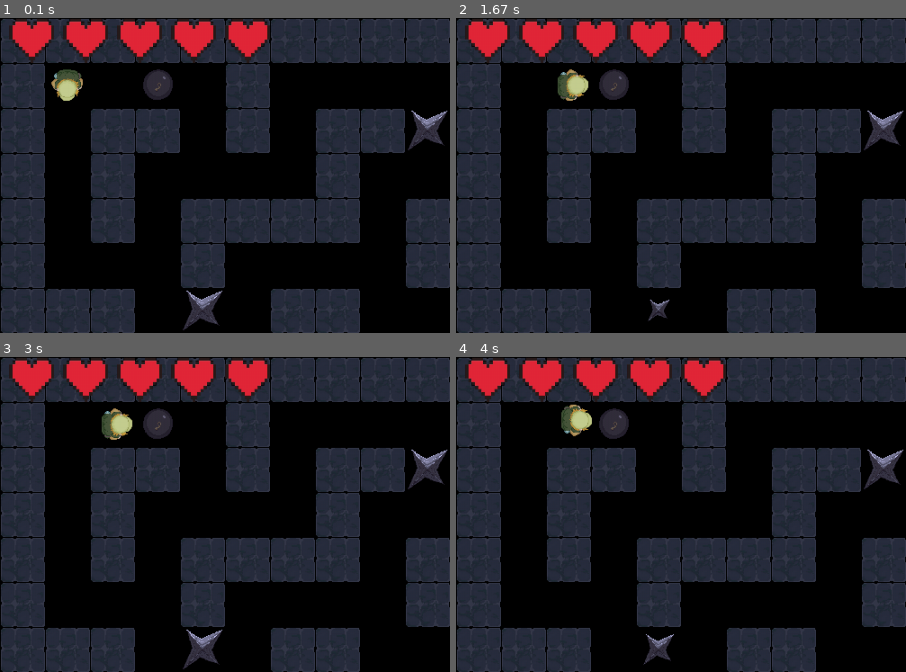
Above: before the commit, frames 1-4 (two rows, left to right).
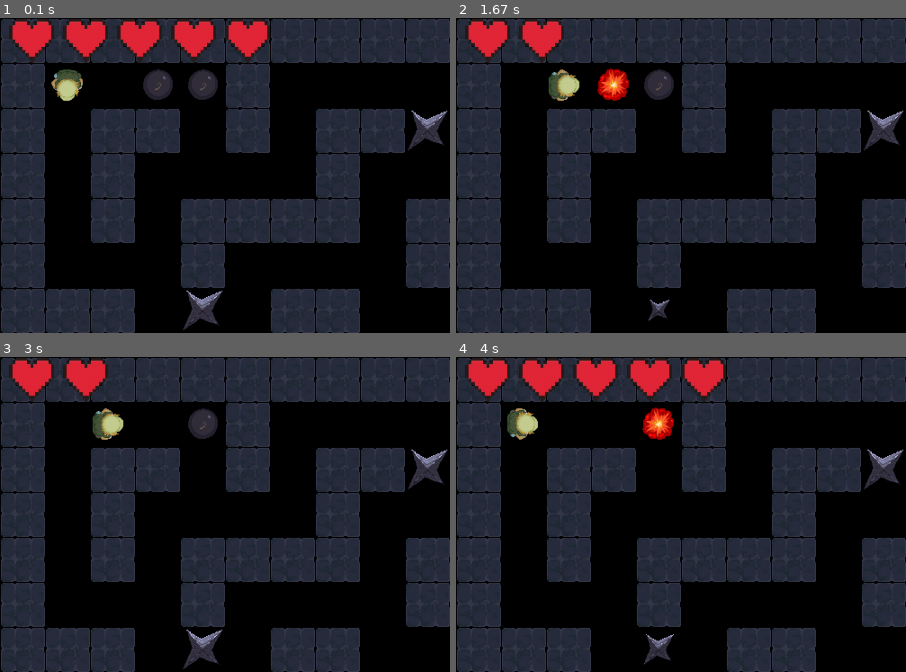
Above: after the commit, the same moments.

Repository: VashchenkoArtem/PygameMazeWithAI
Game: pygame game, started from src/main.py
The game is run twice, just before and just after one commit, with the same random seed, the same clock (stepped at 60 frames per second) and the same inputs.
Inputs:
- Up to frame 1 (0.1 s): no input
- Up to frame 2 (1.67 s): hold D 0.33-0.8 s
- Up to frame 3 (3 s): no input
- Up to frame 4 (4 s): hold W 3-3.37 s; tap Space at 3.07, 3.47, 3.77 s; hold D from 3.4 s (still down); tap Shift at 3.55 s
The pictures show only the part of the screen within x 0-50%, y 0-50%; the shares and areas given below are measured in that part.

The runs differ from the first frame. In frame 1, 0.5% of the frame differs, in the area x 41-49%, y 16-27%; in frame 2, 4.4%, in the area x 20-60%, y 0-27%; in frame 3, 4.4%; in frame 4, 2.1%.

Commit message:
Work with bombs

Diff:
--- a/src/core/bomb.py
+++ b/src/core/bomb.py
@@ -1,6 +1,49 @@
-from core.settings import Settings
+from core.spice import Spice
+from core.hero import hero
+from utils.check_collision_hero import *
+from core.database import list_blocks
+from utils.heart import damage_hero
 
+class Bomb(Spice):
+    def __init__(self, x, y, file_name, folder_name, type_object, width= 45, height= 45, hero = hero):
+        super().__init__(width= width, height= height, x= x, y= y, file_name= file_name, folder_name= folder_name, type_object= type_object, hero= hero)
+        self.is_exploded = False
+        self.explosion_timer = 120
 
-class Bomb(Settings):
-    def __init__(self, x, y, file_name, folder_name, type_object, width= 45, height= 45):
-        super().__init__(width= width, height= height, x= x, y= y, file_name= file_name, folder_name= folder_name, type_object= type_object)
+    def collision_hero_bomb_up(self):
+        if is_collision_hero_up(self, self.HERO):
+            self.Y += 10
+            self.HERO.freeze(2)
+            self.is_exploded = True
+            damage_hero(3, self.HERO)
+
+    def collision_hero_bomb_down(self):
+        if is_collision_hero_down(self, self.HERO):
+            self.Y -= 10
+            self.HERO.freeze(2)
+            self.is_exploded = True
+            damage_hero(3, self.HERO)
+
+    def collision_hero_bomb_right(self):
+        if is_collision_hero_right(self, self.HERO):
+            self.HERO.X -= 10
+            self.HERO.freeze(2)
+            self.is_exploded = True
+            damage_hero(3, self.HERO)
+
+    def collision_hero_bomb_left(self):
+        if is_collision_hero_left(self, self.HERO):
+            self.HERO.X += 10
+            self.HERO.freeze(2)
+            self.is_exploded = True
+            damage_hero(3, self.HERO)
+
+    def if_exploded(self):
+        if self.is_exploded:
+            self.FILE_NAME = "explosion.png"
+            self.FOLDER_NAME = "effects"
+            self.load_image()
+            self.explosion_timer -= 1
+            if self.explosion_timer <= 0:
+                list_blocks.remove(self)
+                self.is_exploded = False
--- a/src/core/database.py
+++ b/src/core/database.py
@@ -3,7 +3,7 @@
 
 list_map = [
     [1, 1, 1, 1, 1, 1, 1, 1, 1, 1, 1, 1, 1, 1, 1, 1, 1, 1, 1, 1],
-    [1, 0, 0, 4, 0, 1, 0, 0, 0, 0, 0, 0, 0, 0, 1, 0, 0, 0, 0, 1],
+    [1, 0, 0, 4, 4, 1, 0, 0, 0, 0, 0, 0, 0, 0, 1, 0, 0, 0, 0, 1],
     [1, 0, 1, 1, 0, 1, 0, 1, 1, 2, 2, 1, 1, 0, 1, 0, 1, 1, 0, 1],
     [1, 0, 1, 0, 0, 0, 0, 1, 0, 0, 0, 0, 1, 0, 0, 0, 0, 1, 0, 1],
     [1, 0, 1, 0, 1, 1, 1, 1, 0, 1, 1, 0, 1, 1, 1, 1, 0, 1, 0, 1],
--- a/src/core/hero.py
+++ b/src/core/hero.py
@@ -1,8 +1,8 @@
 from core.settings import Settings
 import pygame
 from utils.path_to_hero import find_path_to_hero
-from core.database import list_blocks
-from core.heart import generate_heart
+from core.database import list_blocks, list_hearts
+from utils.heart import generate_heart
 
 pygame.init()
 
@@ -16,6 +16,8 @@
         self.direction_x = 0
         self.direction_y = 1
         self.HP = 5
+        self.freeze_timer = 0
+        self.is_frozen = False
 
     def get_keys(self):
         return pygame.key.get_pressed()
@@ -161,12 +163,24 @@
             self.stop_right(block= block, step= 12)
             self.stop_right(block= block, step= self.WIDTH // 2)
             self.stop_right(block= block, step= self.WIDTH)
+
     def is_dead(self):
-        if self.HP <= 0:
+        if self.HP == 0:
+            print("asdad")
             self.X = 57.5
             self.Y = 57.5
             self.HP = 5
-            generate_heart(self.HP)
+            generate_heart(5)
+
+    def freeze(self, seconds):
+        self.is_frozen = True
+        self.freeze_timer = seconds * 60
+
+    def update_freeze(self):
+        if self.is_frozen:
+            self.freeze_timer -= 1
+            if self.freeze_timer <= 0:
+                self.is_frozen = False
 
 hero = Hero(35, 35, 57.5, 57.5, "hero.png", "hero")
 list_blocks.append(hero)
--- a/src/core/run.py
+++ b/src/core/run.py
@@ -4,7 +4,7 @@
 from core.database import list_blocks, list_hearts
 from core.setup import screen
 from core.hero import hero
-from core.heart import generate_heart
+from utils.heart import generate_heart
 
 def run_game():
     running = True
@@ -19,10 +19,12 @@
                 hero.blit_sprite(screen)
 
                 hero.is_dead()
+                hero.update_freeze()
 
-                hero.move_hero()
-                hero.move_run()
-                hero.move_jump()
+                if not hero.is_frozen:
+                    hero.move_hero()
+                    hero.move_run()
+                    hero.move_jump()
 
         for block in list_blocks:
             if block.TYPE == "temporary spice" or block.TYPE == "default spice":
@@ -32,8 +34,15 @@
                 block.collision_hero_left()
                 block.collision_hero_right()
                 block.animate_temporary_spice()
+
+            if block.TYPE == "bomb":
+                block.collision_hero_bomb_up()
+                block.collision_hero_bomb_down()
+                block.collision_hero_bomb_left()
+                block.collision_hero_bomb_right()
+                block.if_exploded()
+
             block.blit_sprite(screen)
-
         for heart in list_hearts:
             heart.blit_sprite(screen)
         pygame.display.flip()
--- a/src/core/spice.py
+++ b/src/core/spice.py
@@ -1,5 +1,6 @@
 from core.settings import Settings
 from core.database import list_hearts
+from utils.check_collision_hero import *
 
 class Spice(Settings):
     def __init__(self, width, height, x, y, file_name, folder_name, hero, type_object = "temporary spice"):
@@ -42,32 +43,28 @@
         self.ANIMATION_COUNT += 1
 
     def check_hero_up(self, step):
-        if  self.X < self.HERO.X + self.HERO.WIDTH and self.X + self.WIDTH > self.HERO.X:
-            if self.Y + self.HEIGHT <= self.HERO.Y and self.Y + self.HEIGHT + step >= self.HERO.Y:
-                self.HERO.HP -= 1
-                self.HERO.Y += 15
-                del list_hearts[-1]
+        if is_collision_hero_up(self, self.HERO):
+            self.HERO.HP -= 1
+            self.HERO.Y += 15
+            del list_hearts[-1]
 
     def check_hero_down(self, step):
-        if  self.X < self.HERO.X + self.HERO.WIDTH and self.X + self.WIDTH > self.HERO.X:
-            if self.Y - 2 <= self.HERO.Y + self.HERO.HEIGHT + 2 and self.Y > self.HERO.Y:
-                self.HERO.HP -= 1
-                self.HERO.Y -= 15
-                del list_hearts[-1]
+        if is_collision_hero_down(self, self.HERO):
+            self.HERO.HP -= 1
+            self.HERO.Y -= 15
+            del list_hearts[-1]
 
     def check_hero_left(self, step):
-        if self.Y < self.HERO.Y + self.HERO.HEIGHT and self.Y + self.HEIGHT > self.HERO.Y:
-            if self.X + self.WIDTH >= self.HERO.X - 5 and self.X + self.WIDTH < self.HERO.X + self.HERO.WIDTH:
-               self.HERO.HP -= 1
-               self.HERO.X += 15
-               del list_hearts[-1]
+        if is_collision_hero_left(self, self.HERO):
+            self.HERO.HP -= 1
+            self.HERO.X += 15
+            del list_hearts[-1]
 
     def check_hero_right(self, step):
-        if self.Y < self.HERO.Y + self.HERO.HEIGHT and self.Y + self.HEIGHT > self.HERO.Y:
-            if self.X <= self.HERO.X + self.HERO.WIDTH + 4 and self.X > self.HERO.X + self.HERO.WIDTH:
-                self.HERO.HP -= 1
-                self.HERO.X -= 15
-                del list_hearts[-1]
+        if is_collision_hero_right(self, self.HERO):
+            self.HERO.HP -= 1
+            self.HERO.X -= 15
+            del list_hearts[-1]
 
     def collision_hero_up(self):
         self.check_hero_up(2)
--- /dev/null
+++ b/src/utils/check_collision_hero.py
@@ -0,0 +1,19 @@
+def is_collision_hero_up(block, hero):
+    if  block.X < hero.X + hero.WIDTH and block.X + block.WIDTH > hero.X:
+        if block.Y + block.HEIGHT <= hero.Y and block.Y + block.HEIGHT >= hero.Y:
+            return True
+
+def is_collision_hero_down(block, hero):
+    if  block.X < hero.X + hero.WIDTH and block.X + block.WIDTH > hero.X:
+        if block.Y - 2 <= hero.Y + hero.HEIGHT + 2 and block.Y > hero.Y:
+            return True
+
+def is_collision_hero_left(block, hero):
+    if block.Y < hero.Y + hero.HEIGHT and block.Y + block.HEIGHT > hero.Y:
+        if block.X + block.WIDTH >= hero.X - 5 and block.X + block.WIDTH < hero.X + hero.WIDTH:
+            return True
+
+def is_collision_hero_right(block, hero):
+    if block.Y < hero.Y + hero.HEIGHT and block.Y + block.HEIGHT > hero.Y:
+        if block.X <= hero.X + hero.WIDTH + 4 and block.X > hero.X + hero.WIDTH:
+            return True
--- a/src/core/heart.py
+++ b/src/utils/heart.py
@@ -6,9 +6,23 @@
         super().__init__(width= width, height= height, x= x, y= y, file_name= file_name, folder_name= folder_name)
 
 def generate_heart(hp):
+    global list_hearts
     x = 10
     for heart in range(hp):
         heart = Heart(x, 0)
         heart.load_image()
         list_hearts.append(heart)
         x += 60
+    return list_hearts
+
+def damage_hero(damage_in_hp, hero):
+    global list_hearts
+    for heart in range(damage_in_hp):
+        if len(list_hearts) > 0:
+            del list_hearts[-1]
+            hero.HP -= 1
+            damage_in_hp -= 1
+        else:
+            list_hearts.clear()
+            hero.HP = 0
+    hero.is_dead()
Binary file added: src/assets/effects/explosion.png
